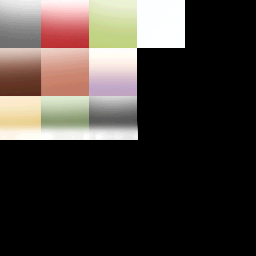
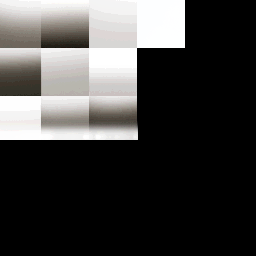
Layered file, before and after one edit (256x256). Changes by layer:
showed group "Corrupted effects" (8 layers) over [41, 0, 89, 48]
